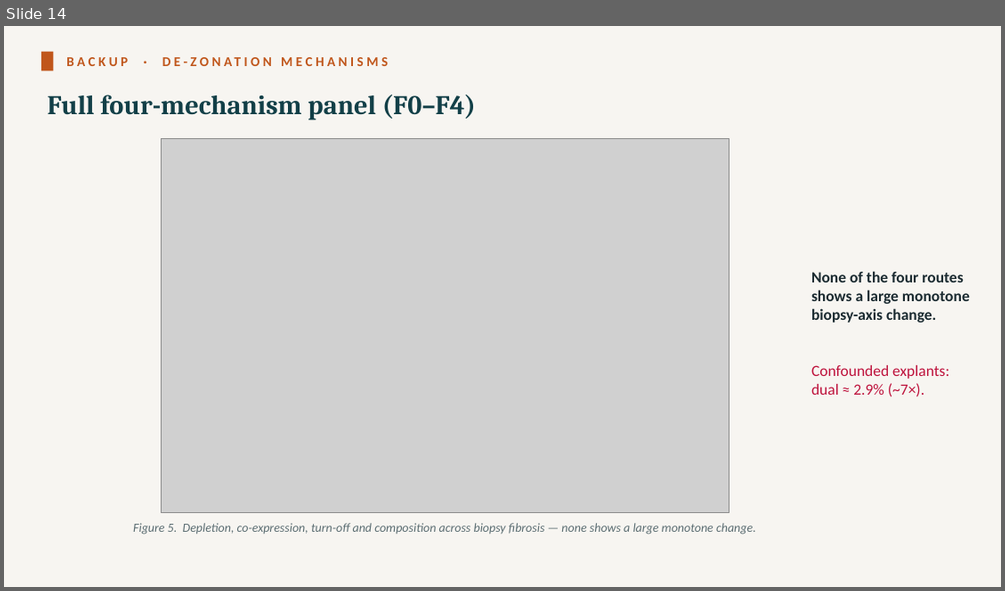
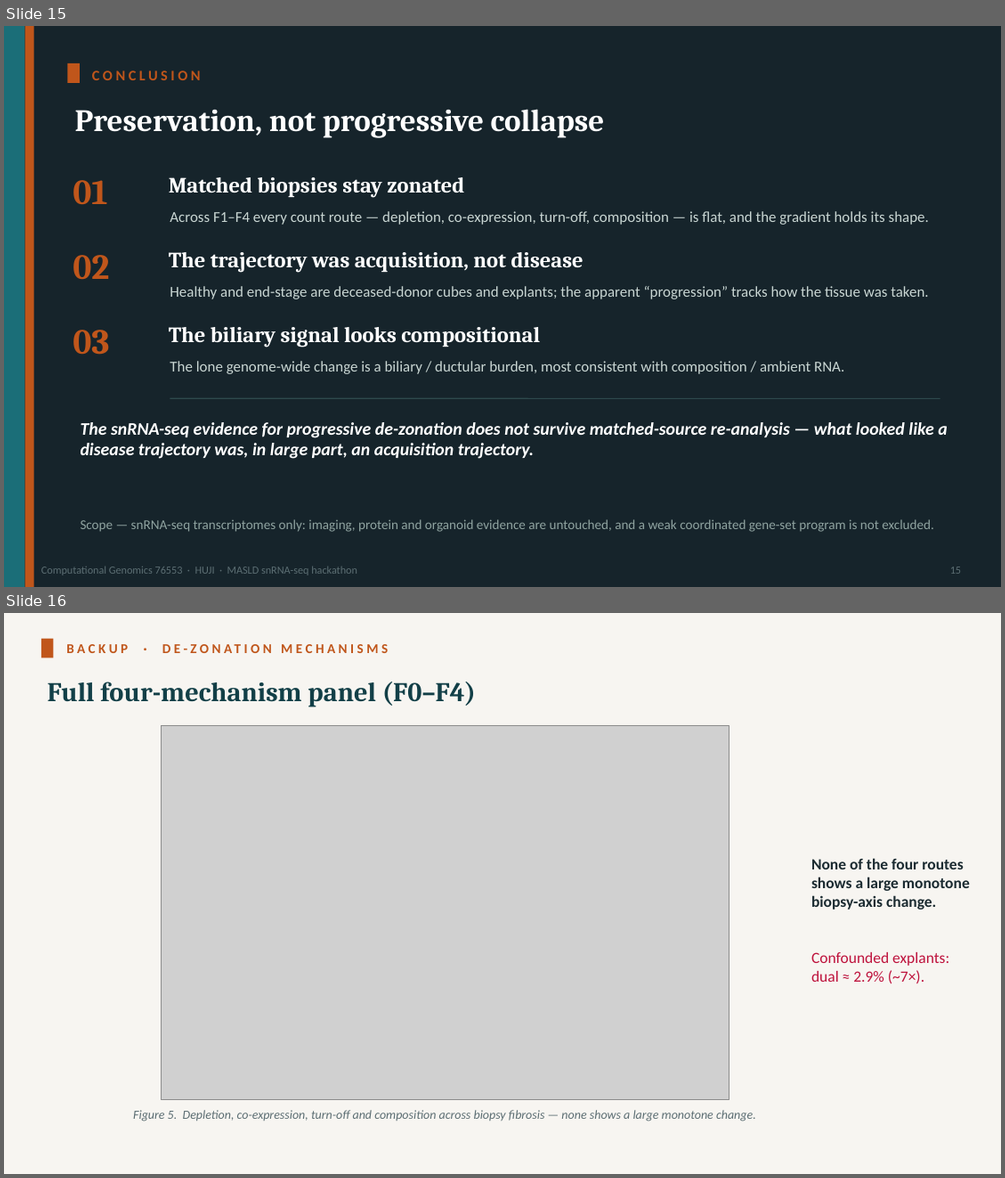
Before and after one commit to roeetekoah/liver-zonation, a slide deck: presentation/MASLD_zonation.pptx. Shown one above the other, each under a label of ours: slide 14 before the commit, slides 15 and 16 after it. The pictures are 1005x591 and 1005x1178 pixels, drawn with LibreOffice and Linux fonts; fonts in the diff are those of the drawing; grey boxes stand for pictures. Boxes give left, top, right and bottom in pixels: in the first picture for what was removed or moved away, otherwise in the second. Text is boxed around its words. In the diff, an @@ line names an element or a change of style, - is before the commit and + after.

```diff
--- a/presentation/MASLD_zonation.pptx
+++ b/presentation/MASLD_zonation.pptx
@@ slide 15 added at [4, 26, 1001, 587], background #16242B @@
@@ rectangle added at [4, 26, 25, 587], fill #1B6E78 @@
@@ rectangle added at [25, 26, 34, 587], fill #C0561B @@
@@ rectangle added at [67, 63, 80, 83], fill #C0561B @@
@@ text added at [92, 70, 201, 80], 14 pt, text #C0561B, bold @@
+CONCLUSION
@@ text added at [75, 109, 605, 138], 30 pt, text #FFFFFF, bold @@
+Preservation, not progressive collapse
@@ text added at [73, 180, 107, 205], 34 pt, text #C0561B, bold @@
+01
@@ text added at [169, 177, 464, 198], 21 pt, text #FFFFFF, bold @@
+Matched biopsies stay zonated
@@ text added at [170, 211, 929, 224], 14.5 pt, text #C9D6D3 @@
+Across F1–F4 every count route — depletion, co-expression, turn-off, composition — is flat, and the gradient holds its shape.
@@ text added at [73, 255, 109, 280], 34 pt, text #C0561B, bold @@
+02
@@ text added at [169, 252, 583, 273], 21 pt, text #FFFFFF, bold @@
+The trajectory was acquisition, not disease
@@ text added at [170, 286, 928, 299], 14.5 pt, text #C9D6D3 @@
+Healthy and end-stage are deceased-donor cubes and explants; the apparent “progression” tracks how the tissue was taken.
@@ text added at [73, 329, 109, 354], 34 pt, text #C0561B, bold @@
+03
@@ text added at [169, 327, 540, 347], 21 pt, text #FFFFFF, bold @@
+The biliary signal looks compositional
@@ text added at [170, 361, 844, 374], 14.5 pt, text #C9D6D3 @@
+The lone genome-wide change is a biliary / ductular burden, most consistent with composition / ambient RNA.
@@ line added from (170, 398) to (940, 398), #2E4A4D 1 pt @@
@@ text added at [81, 422, 947, 459], 17 pt, text #FFFFFF, bold, italic @@
+The snRNA-seq evidence for progressive de-zonation does not survive matched-source re-analysis — what looked like a disease trajectory was, in large part, an acquisition trajectory.
@@ text added at [81, 519, 934, 532], 13 pt, text #8FA3A0 @@
+Scope — snRNA-seq transcriptomes only: imaging, protein and organoid evidence are untouched, and a weak coordinated gene-set program is not excluded.
@@ text added at [41, 566, 357, 575], 10.5 pt, text #5C6E73 @@
+Computational Genomics 76553 · HUJI · MASLD snRNA-seq hackathon
@@ text added at [950, 566, 961, 573], 10.5 pt, text #5C6E73 @@
+15
@@ what was slide 14 is now slide 16 @@
```
Also in this commit, not shown: 10 slides changed, 2 other slides added, 3 other files.
